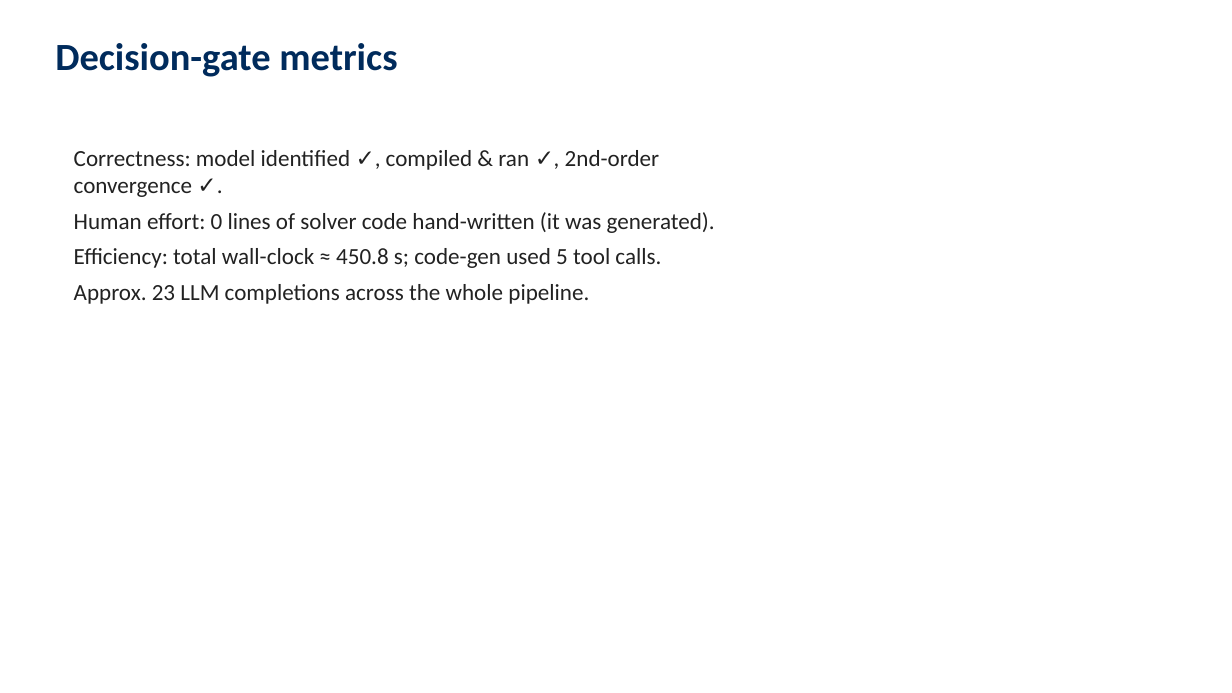
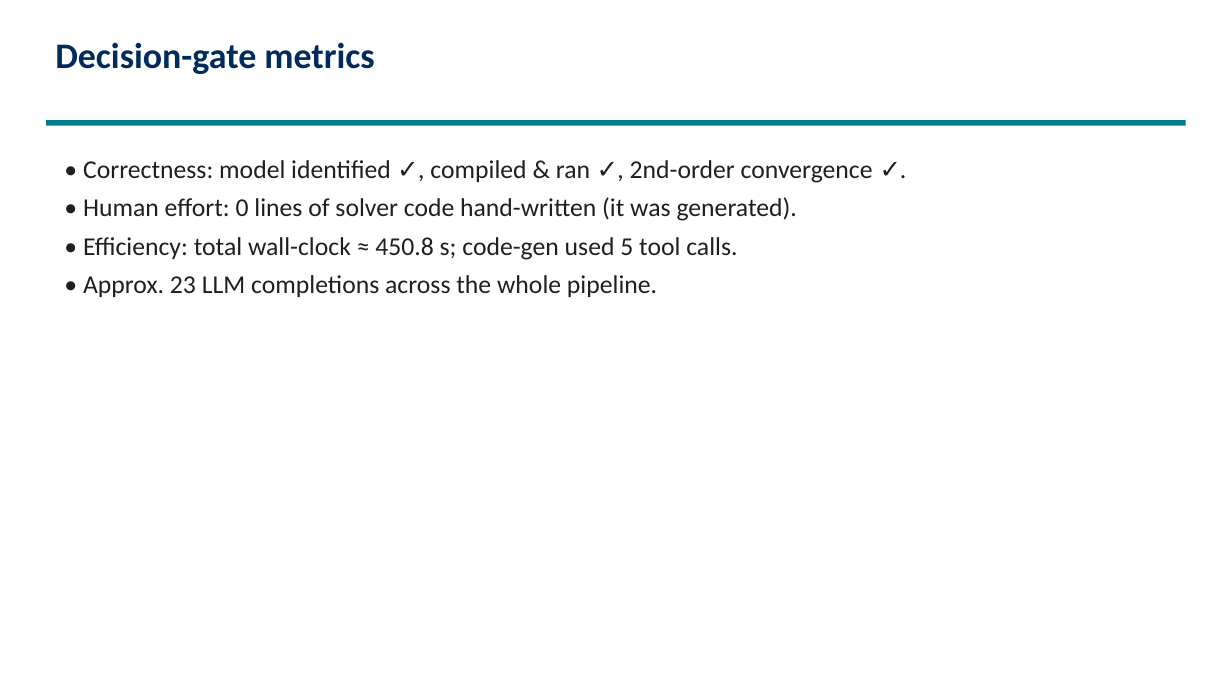
Before and after one commit to engineer-scientist/petsc_mcp_servers_tokamak, a slide deck: slide 8 of slides/petsc_multiagent_tokamak.pptx. Drawn at 1232x693 pixels with LibreOffice and Linux fonts; fonts in the diff are those of the drawing. Boxes give left, top, right and bottom in pixels: in the first picture for what was removed or moved away, otherwise in the second. Text is boxed around its words. In the diff, an @@ line names an element or a change of style, - is before the commit and + after.

```diff
--- a/slides/petsc_multiagent_tokamak.pptx
+++ b/slides/petsc_multiagent_tokamak.pptx
@@ text "Decision-gate metrics" at bbox=[55, 42, 374, 74]: size 30 to 28 pt @@
@@ rectangle added at bbox=[46, 120, 1186, 126], fill #007D8A @@
@@ text at bbox=[83, 160, 873, 297]: text changed; size 18 to 20 pt; text colour #222222 to #1F1F1F @@
-Correctness: model identified ✓, compiled & ran ✓, 2nd-order convergence ✓.
-Human effort: 0 lines of solver code hand-written (it was generated).
-Efficiency: total wall-clock ≈ 450.8 s; code-gen used 5 tool calls.
-Approx. 23 LLM completions across the whole pipeline.
+• Correctness: model identified ✓, compiled & ran ✓, 2nd-order convergence ✓.
+• Human effort: 0 lines of solver code hand-written (it was generated).
+• Efficiency: total wall-clock ≈ 450.8 s; code-gen used 5 tool calls.
+• Approx. 23 LLM completions across the whole pipeline.
```
Also in this commit, not shown: 9 other slides changed, 2 other files.
